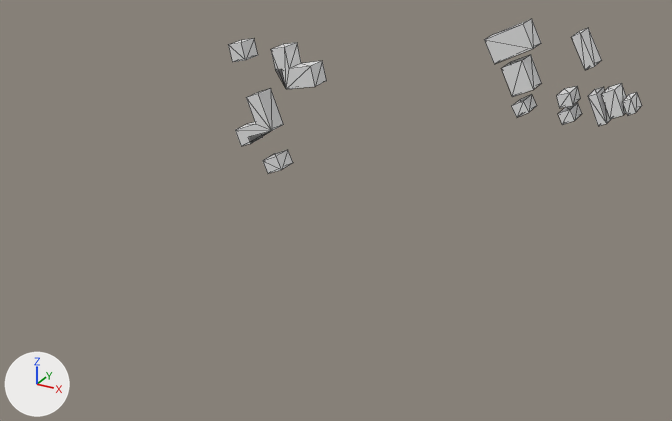
One commit to the glTF model output/glb/tile_677.glb: the scene before it, then after it.
Both versions are drawn from a 50 mm camera at (182.0, -341.0, 194.0) aimed at (3.0, -17.0, 31.0). Lighting does not change. The marker at lower left points along +X, +Y and +Z. The picture after the commit comes second. Mesh edges are drawn as thin lines.
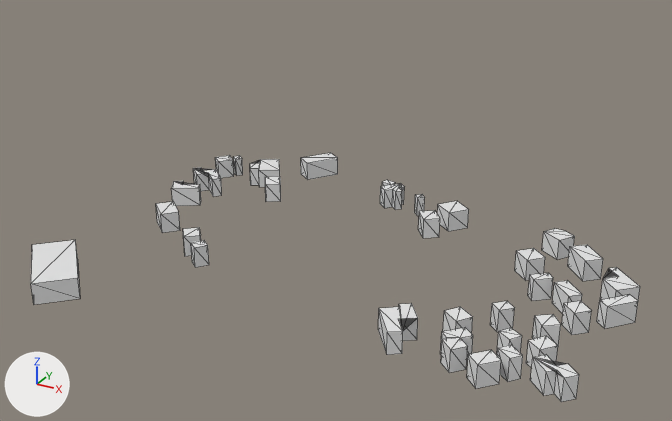
Changed parts and their boxes (x1, y1, x2, y2) in the pictures (672 x 421 px; the box of a moved part takes in the faces that stretch with it):
'Mesh_0', reshaped (47% wider, 61% taller): before (228, 19, 642, 173); after (31, 153, 640, 402)
part 1 of me_mesh_0, moved or reshaped: before (263, 150, 293, 173); after (419, 210, 440, 238)
part 2 of me_mesh_0, moved or reshaped: before (512, 94, 537, 117); after (415, 194, 425, 216)
part 3 of me_mesh_0, moved or reshaped: before (558, 103, 582, 125); after (382, 180, 396, 186)
part 4 of me_mesh_0, moved or reshaped: before (228, 38, 258, 62); after (265, 176, 281, 202)
part 5 of me_mesh_0, moved or reshaped: before (556, 86, 580, 108); after (233, 156, 243, 176)
part 6 of me_mesh_0, moved or reshaped: before (501, 55, 542, 97); after (443, 307, 473, 334)
part 7 of me_mesh_0, added: after (491, 301, 515, 332)
part 8 of me_mesh_0, added: after (497, 328, 522, 354)
part 9 of me_mesh_0, moved or reshaped: before (484, 19, 541, 64); after (156, 202, 180, 233)
part 10 of me_mesh_0, added: after (191, 240, 209, 267)
part 11 of me_mesh_0, added: after (515, 248, 545, 281)
part 12 of me_mesh_0, added: after (183, 228, 201, 256)
part 13 of me_mesh_0, deleted: before (235, 28, 642, 146)
part 14 of me_mesh_0, added: after (378, 229, 640, 402)
part 15 of me_mesh_0, added: after (172, 153, 338, 206)
part 16 of me_mesh_0, added: after (380, 183, 469, 231)
part 17 of me_mesh_0, added: after (31, 240, 80, 305)

Diff of the bpy script that builds the scene:
```diff
--- a/output/glb/tile_677.glb.py
+++ b/output/glb/tile_677.glb.py
@@ me_mesh_0 @@
-me_mesh_0.from_pydata(...)  # 120 vertices, 154 faces; spans x -55.0..121.0, y -10.0..0.0, z 39.0..119.0
+me_mesh_0.from_pydata(...)  # 330 vertices, 427 faces; spans x -123.0..129.0, y -101.0..97.0, z 0.0..10.0
+# me_mesh_0 part 1: the loose piece of 8 vertices spanning x -39.0..-29.0, y -10.0..0.0, z 39.0..48.0 is multiplied about its middle by the matrix ((-0.258, 0.0, -1.069), (1.069, 0.0, -0.258), (0.0, -1.1, 0.0)), then moved by (55.0, 49.0, -39.0)
+# me_mesh_0 part 2: the loose piece of 8 vertices spanning x 75.0..82.0, y -10.0..0.0, z 83.0..90.0 is multiplied about its middle by the matrix ((0.9, 0.0, -0.193), (0.193, 0.0, 0.9), (0.0, -0.921, 0.0)), then moved by (-71.0, 68.0, -82.0)
+# me_mesh_0 part 3: the loose piece of 8 vertices spanning x 94.0..100.0, y -10.0..0.0, z 83.0..90.0 is multiplied about its middle by the matrix ((-0.66, 0.0, 0.751), (-0.751, 0.0, -0.66), (0.0, -1.0, 0.0)), then moved by (-111.0, 78.0, -81.0)
+# me_mesh_0 part 4: the loose piece of 8 vertices spanning x -55.0..-46.0, y -10.0..0.0, z 89.0..98.0 is multiplied about its middle by the matrix ((-1.072, 0.0, 0.357), (-0.357, 0.0, -1.072), (0.0, -1.13, 0.0)), then moved by (-19.0, 50.0, -88.0)
+# me_mesh_0 part 5: the loose piece of 8 vertices spanning x 92.0..99.0, y -10.0..0.0, z 90.0..96.0 is multiplied about its middle by the matrix ((0.762, 0.0, -0.541), (0.541, 0.0, 0.762), (0.0, -0.934, 0.0)), then moved by (-201.0, 70.0, -88.0)
+# me_mesh_0 part 6: the loose piece of 8 vertices spanning x 70.0..84.0, y -10.0..0.0, z 91.0..106.0 is multiplied about its middle by the matrix ((-0.76, 0.0, 0.406), (-0.406, 0.0, -0.76), (0.0, -0.862, 0.0)), then moved by (-7.0, -34.0, -94.0)
+# me_mesh_0 part 7: the loose piece of 8 vertices spanning x 75.0..82.0, y -10.0..0.0, z 83.0..90.0 is copied, and the copy is multiplied about its middle by the matrix ((1.046, 0.0, -0.307), (0.307, 0.0, 1.046), (0.0, -1.09, 0.0)), then moved by (4.0, -19.0, -82.0); it spans x 79.0..88.0, y -29.0..-20.0, z 0.0..10.0
+# me_mesh_0 part 8: the loose piece of 8 vertices spanning x 94.0..100.0, y -10.0..0.0, z 83.0..90.0 is copied, and the copy is multiplied about its middle by the matrix ((-0.559, 0.0, -0.947), (0.947, 0.0, -0.559), (0.0, -1.1, 0.0)), then moved by (-4.0, -38.0, -81.0); it spans x 88.0..97.0, y -48.0..-39.0, z 0.0..10.0
+# me_mesh_0 part 9: the loose piece of 8 vertices spanning x 63.0..82.0, y -10.0..0.0, z 103.0..119.0 is multiplied about its middle by the matrix ((0.318, 0.0, 0.825), (-0.825, 0.0, 0.318), (0.0, -0.884, 0.0)), then moved by (-168.0, -6.0, -106.0)
+# me_mesh_0 part 10: the loose piece of 8 vertices spanning x -39.0..-29.0, y -10.0..0.0, z 39.0..48.0 is copied, and the copy is multiplied about its middle by the matrix ((0.805, 0.0, -0.43), (0.43, 0.0, 0.805), (0.0, -0.913, 0.0)), then moved by (-23.0, -32.0, -39.0); it spans x -61.0..-53.0, y -41.0..-32.0, z 0.0..10.0
+# me_mesh_0 part 11: the loose piece of 8 vertices spanning x 70.0..84.0, y -10.0..0.0, z 91.0..106.0 is copied, and the copy is multiplied about its middle by the matrix ((-0.872, 0.0, 0.341), (-0.341, 0.0, -0.872), (0.0, -0.936, 0.0)), then moved by (1.0, 31.0, -94.0); it spans x 72.0..85.0, y 19.0..32.0, z 0.0..10.0
+# me_mesh_0 part 12: the loose piece of 8 vertices spanning x -39.0..-29.0, y -10.0..0.0, z 39.0..48.0 is copied, and the copy is multiplied about its middle by the matrix ((0.288, 0.0, 1.02), (-1.02, 0.0, 0.288), (0.0, -1.06, 0.0)), then moved by (-34.0, -23.0, -39.0); it spans x -73.0..-62.0, y -34.0..-22.0, z 0.0..10.0
+# me_mesh_0 part 13: 6 loose pieces with 64 vertices, spanning x -53.0..121.0, y -10.0..0.0, z 50.0..118.0, are deleted
+# me_mesh_0 part 14: 142 vertices added at x 41.0..129.0, y -70.0..57.0, z 0.0..10.0
+# me_mesh_0 part 15: 60 vertices added at x -117.0..-55.0, y 10.0..97.0, z 0.0..10.0
+# me_mesh_0 part 16: 24 vertices added at x -15.0..36.0, y 50.0..74.0, z 0.0..10.0
+# me_mesh_0 part 17: 8 vertices added at x -123.0..-82.0, y -101.0..-61.0, z 0.0..10.0
```
